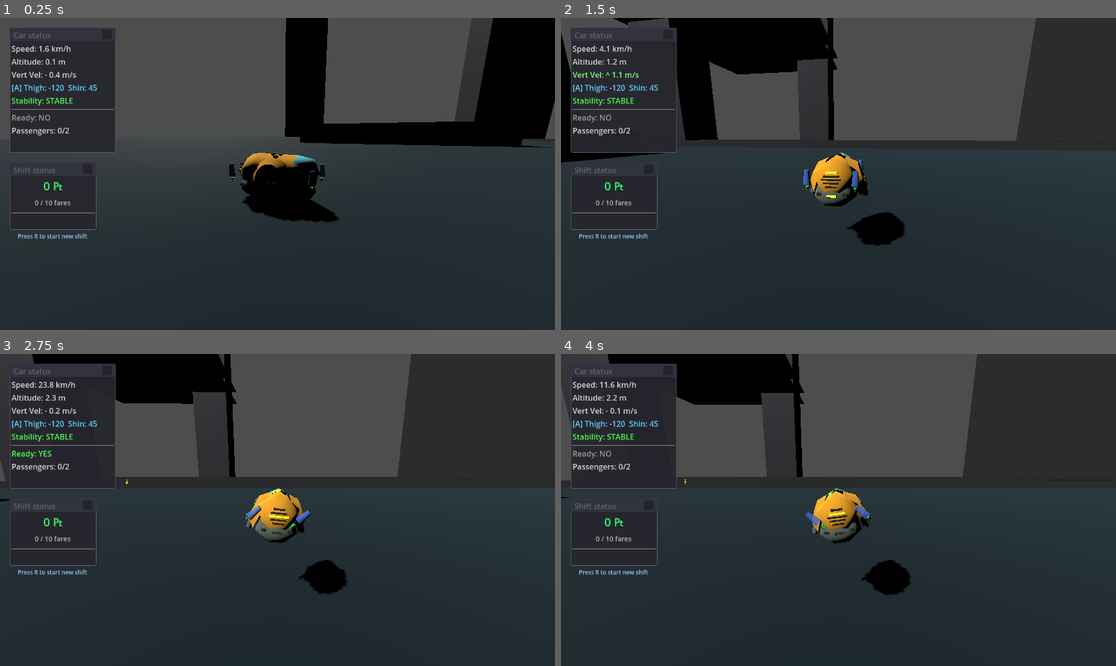
Above: before the commit, frames 1-4 (two rows, left to right).
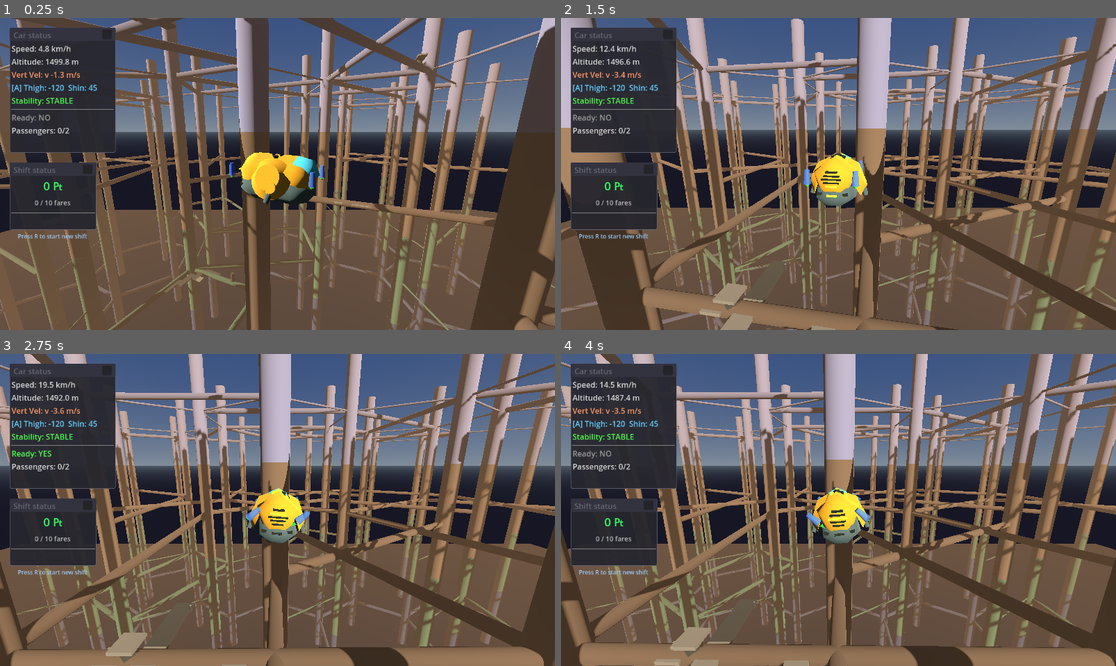
Above: after the commit, the same moments.

Repository: TaxiService/fcar
Game: Godot game, scene res://city/city_test.tscn
The game is run twice, just before and just after one commit, with the same random seed, the same clock (stepped at 60 frames per second) and the same inputs. Before the commit the project starts from res://main.tscn. The engine's default icon, where the game draws it, is replaced by a stand-in: a white triangle on a blue panel in a dark square.
Inputs (mouse positions are in pixels of both pictures, inside the frame that each line leads up to):
- Up to frame 1 (0.25 s): no input
- Up to frame 2 (1.5 s): tap R (toggle_ready_for_fares) at 0.5, 1.25 s; drag from (622, 89) to (894, 105) at 0.52 s; drag from (616, 195) to (810, 236) at 1.27 s
- Up to frame 3 (2.75 s): tap R (toggle_ready_for_fares) at 2 s; move the mouse to (333, 441) at 2.02 s; hold D (strafe_right) from 2.03 s (still down); tap V (toggle_auto_hover) at 2.1 s
- Up to frame 4 (4 s): release D (strafe_right) at 2.75 s; tap R (toggle_ready_for_fares) at 2.75, 3.5, 3.6 s; drag from (810, 572) to (672, 463) at 2.77 s; move the mouse to (1005, 556) at 3.52 s; hold A (strafe_left) from 3.53 s (still down); tap Space (jump) at 3.77 s

The runs differ from the first frame. In frame 1, 83% of the frame differs, in the area x 0-100%, y 0-100%; in frame 2, 86%; in frame 3, 86%; in frame 4, 86%.

Commit message:
Building generation: overlap detection, connector alignment, random sizes
- Add AABB-based overlap detection to prevent blocks spawning inside each other
  - Configurable via check_overlaps and overlap_margin exports
  - Tracks placed block bounds, rejects overlapping placements
- Buildings now rotate to align with connector direction (base_heading)
- Random size selection for branching (was always picking largest)
- New block assets: base_large, elbow_1

Co-Authored-By: Claude Opus 4.5 <noreply@anthropic.com>

Diff:
--- a/city/BuildingGenerator.gd
+++ b/city/BuildingGenerator.gd
@@ -21,6 +21,11 @@
 var _rng: RandomNumberGenerator = RandomNumberGenerator.new()
 var _blocks_placed: int = 0  # Counter for hard limit
 var _recursion_count: int = 0  # Debug counter for catching infinite loops
+var _placed_aabbs: Array[AABB] = []  # Track placed block bounds for overlap detection
+
+@export_category("Overlap Detection")
+@export var check_overlaps: bool = true  # Enable/disable overlap checking
+@export var overlap_margin: float = 1.0  # Shrink AABBs by this much to allow slight overlaps
 
 
 func _ready():
@@ -30,6 +35,7 @@
 func reset_counter():
 	_blocks_placed = 0
 	_recursion_count = 0
+	_placed_aabbs.clear()
 
 
 func _load_block_library():
@@ -109,7 +115,8 @@
 
 # Grow a building structure from a seed point
 # size_filter: "small", "medium", "large", or "any" - used at all depths
-func _grow_from_seed(position: Vector3, direction: Vector3, biome_idx: int, depth: int, size_filter: String = "any"):
+# base_heading: Y-rotation (radians) to align with connector direction (only used at depth 0)
+func _grow_from_seed(position: Vector3, direction: Vector3, biome_idx: int, depth: int, size_filter: String = "any", base_heading: float = 0.0):
 	_recursion_count += 1
 	if _recursion_count > 10000:
 		push_error("BuildingGenerator: Recursion limit hit!")
@@ -162,6 +169,14 @@
 	var connections = block_instance.get_connection_points()
 	if connections.is_empty():
 		block_instance.global_position = position
+		# Check overlaps for directly positioned blocks too
+		if check_overlaps:
+			var block_aabb = _get_block_aabb(block_instance)
+			if _overlaps_existing(block_aabb):
+				block_instance.queue_free()
+				_blocks_placed -= 1
+				return
+			_placed_aabbs.append(block_aabb)
 	else:
 		# Find a connection point that can connect (matching size, compatible direction)
 		var target_dir = -direction  # We want to connect TO the seed
@@ -174,8 +189,17 @@
 			return
 
 		# Rotate block to align connection with incoming direction
-		_align_block_to_direction(block_instance, anchor, position, target_dir)
+		_align_block_to_direction(block_instance, anchor, position, target_dir, base_heading)
 		block_instance.mark_connection_used(anchor)
+
+	# Check for overlaps with existing blocks
+	if check_overlaps:
+		var block_aabb = _get_block_aabb(block_instance)
+		if _overlaps_existing(block_aabb):
+			block_instance.queue_free()
+			_blocks_placed -= 1
+			return
+		_placed_aabbs.append(block_aabb)
 
 	# Maybe branch to other connections
 	var remaining = block_instance.get_available_connections()
@@ -184,15 +208,24 @@
 			var world_pos = block_instance.get_connection_world_position(conn)
 			var world_dir = block_instance.get_connection_world_direction(conn)
 			block_instance.mark_connection_used(conn)
-			# Determine size filter from parent connection (use largest available)
-			var child_size_filter = "any"
-			if conn.size_large:
-				child_size_filter = "large"
-			elif conn.size_medium:
-				child_size_filter = "medium"
-			elif conn.size_small:
-				child_size_filter = "small"
+			# Determine size filter from parent connection (randomly pick from available)
+			var child_size_filter = _pick_random_size(conn)
 			_grow_from_seed(world_pos, world_dir, biome_idx, depth + 1, child_size_filter)
+
+
+# Randomly pick a size from available options on a connection point
+func _pick_random_size(conn: ConnectionPoint) -> String:
+	var available: Array[String] = []
+	if conn.size_small:
+		available.append("small")
+	if conn.size_medium:
+		available.append("medium")
+	if conn.size_large:
+		available.append("large")
+
+	if available.is_empty():
+		return "any"
+	return available[_rng.randi() % available.size()]
 
 
 # Find a connection point that matches size and can align with target direction
@@ -237,7 +270,8 @@
 
 # Align a block so its connection point is at target_pos facing target_dir
 # Only rotates around Y axis - connection point markers encode their own angles
-func _align_block_to_direction(block: BuildingBlock, conn: ConnectionPoint, target_pos: Vector3, target_dir: Vector3):
+# base_heading: For vertical connections, use this as the Y rotation (align with connector)
+func _align_block_to_direction(block: BuildingBlock, conn: ConnectionPoint, target_pos: Vector3, target_dir: Vector3, base_heading: float = 0.0):
 	# target_dir points from parent TOWARD child position (= -direction passed to _grow_from_seed)
 	# Child's connection INWARD direction (cone) should point INTO child = same as target_dir
 	# This ensures child is positioned BEYOND the connection point, not inside parent
@@ -252,7 +286,9 @@
 		var target_yaw = atan2(target_dir.x, target_dir.z)
 		var conn_yaw = atan2(conn_local_dir.x, conn_local_dir.z)
 		block.rotation.y = target_yaw - conn_yaw
-	# For vertical connections, keep default rotation (no Y rotation needed)
+	else:
+		# For vertical connections, use base_heading to align with connector direction
+		block.rotation.y = base_heading
 
 	# Position block so connection point lands at target_pos
 	var rotated_offset = block.basis * conn.position
@@ -307,3 +343,89 @@
 		var dir = Vector3(_rng.randf_range(-1, 1), 0, _rng.randf_range(-1, 1)).normalized()
 		_grow_from_seed(pos, dir, _rng.randi_range(0, 3), 0)
 	print("BuildingGenerator: Generated %d test structures" % count)
+
+
+# Get world-space AABB for a block (from collision shapes or meshes)
+func _get_block_aabb(block: Node3D) -> AABB:
+	var combined_aabb = AABB()
+	var first = true
+
+	# Look for collision shapes first (more accurate for gameplay)
+	for child in block.get_children():
+		if child is CollisionShape3D and child.shape:
+			var shape_aabb = _get_shape_aabb(child.shape)
+			# Transform to world space
+			var world_aabb = _transform_aabb(shape_aabb, child.global_transform)
+			if first:
+				combined_aabb = world_aabb
+				first = false
+			else:
+				combined_aabb = combined_aabb.merge(world_aabb)
+		elif child is MeshInstance3D and child.mesh:
+			var mesh_aabb = child.mesh.get_aabb()
+			var world_aabb = _transform_aabb(mesh_aabb, child.global_transform)
+			if first:
+				combined_aabb = world_aabb
+				first = false
+			else:
+				combined_aabb = combined_aabb.merge(world_aabb)
+
+	# If no shapes/meshes found, use a default box around the block position
+	if first:
+		combined_aabb = AABB(block.global_position - Vector3(5, 5, 5), Vector3(10, 10, 10))
+
+	return combined_aabb
+
+
+# Get AABB for various collision shape types
+func _get_shape_aabb(shape: Shape3D) -> AABB:
+	if shape is BoxShape3D:
+		var half = shape.size / 2
+		return AABB(-half, shape.size)
+	elif shape is SphereShape3D:
+		var r = shape.radius
+		return AABB(Vector3(-r, -r, -r), Vector3(r * 2, r * 2, r * 2))
+	elif shape is CylinderShape3D:
+		var r = shape.radius
+		var h = shape.height / 2
+		return AABB(Vector3(-r, -h, -r), Vector3(r * 2, shape.height, r * 2))
+	elif shape is CapsuleShape3D:
+		var r = shape.radius
+		var h = shape.height / 2
+		return AABB(Vector3(-r, -h, -r), Vector3(r * 2, shape.height, r * 2))
+	else:
+		# Fallback for unknown shapes
+		return AABB(Vector3(-5, -5, -5), Vector3(10, 10, 10))
+
+
+# Transform a local AABB to world space (approximation using corners)
+func _transform_aabb(local_aabb: AABB, xform: Transform3D) -> AABB:
+	# Transform all 8 corners and create new AABB
+	var corners: Array[Vector3] = []
+	var pos = local_aabb.position
+	var size = local_aabb.size
+
+	corners.append(xform * (pos))
+	corners.append(xform * (pos + Vector3(size.x, 0, 0)))
+	corners.append(xform * (pos + Vector3(0, size.y, 0)))
+	corners.append(xform * (pos + Vector3(0, 0, size.z)))
+	corners.append(xform * (pos + Vector3(size.x, size.y, 0)))
+	corners.append(xform * (pos + Vector3(size.x, 0, size.z)))
+	corners.append(xform * (pos + Vector3(0, size.y, size.z)))
+	corners.append(xform * (pos + size))
+
+	var result = AABB(corners[0], Vector3.ZERO)
+	for i in range(1, 8):
+		result = result.expand(corners[i])
+	return result
+
+
+# Check if an AABB overlaps any existing placed blocks
+func _overlaps_existing(new_aabb: AABB) -> bool:
+	# Shrink the AABB by margin to allow slight overlaps
+	var test_aabb = new_aabb.grow(-overlap_margin)
+
+	for existing in _placed_aabbs:
+		if test_aabb.intersects(existing):
+			return true
+	return false
--- a/city/CityGenerator.gd
+++ b/city/CityGenerator.gd
@@ -644,6 +644,9 @@
 			# Growth direction: UP for vertical pillars/floors to stack on connectors
 			var growth_dir = Vector3.UP
 
+			# Pass connector heading so buildings align with the connector
+			var connector_heading = atan2(dir_normalized.x, dir_normalized.z)
+
 			# Count blocks before
 			var before = building_generator.get_child_count()
 
@@ -651,7 +654,7 @@
 			var size_filter = crosslink_seed_size if not is_edge else edge_seed_size
 
 			# Grow building from this seed
-			building_generator._grow_from_seed(seed_pos, growth_dir, biome_idx, 0, size_filter)
+			building_generator._grow_from_seed(seed_pos, growth_dir, biome_idx, 0, size_filter, connector_heading)
 
 			# Count blocks placed
 			var placed = building_generator.get_child_count() - before
--- /dev/null
+++ b/city/building/base_large.tscn
@@ -0,0 +1,50 @@
+[gd_scene load_steps=6 format=3 uid="uid://bv01eqacnpsql"]
+
+[ext_resource type="Script" uid="uid://cmafag82uyxu7" path="res://city/BuildingBlock.gd" id="1_avli1"]
+[ext_resource type="Material" uid="uid://c84qehqsj2tk1" path="res://mats/floor_small.tres" id="2_6k6mm"]
+[ext_resource type="Script" uid="uid://bqovvbw65pd4c" path="res://city/ConnectionPoint.gd" id="3_hld2p"]
+
+[sub_resource type="CylinderShape3D" id="CylinderShape3D_sqhew"]
+height = 30.0
+radius = 9.0
+
+[sub_resource type="CylinderMesh" id="CylinderMesh_vb8vo"]
+material = ExtResource("2_6k6mm")
+top_radius = 10.0
+bottom_radius = 10.0
+height = 30.0
+radial_segments = 6
+rings = 0
+
+[node name="FloorSmall5" type="StaticBody3D"]
+script = ExtResource("1_avli1")
+
+[node name="CollisionShape3D" type="CollisionShape3D" parent="."]
+shape = SubResource("CylinderShape3D_sqhew")
+
+[node name="MeshInstance3D" type="MeshInstance3D" parent="."]
+mesh = SubResource("CylinderMesh_vb8vo")
+
+[node name="Conn_Plug_Large" type="Marker3D" parent="."]
+transform = Transform3D(1, 0, 0, 0, -4.371139e-08, -1, 0, 1, -4.371139e-08, 0, -15, 0)
+script = ExtResource("3_hld2p")
+size_medium = false
+size_large = true
+
+[node name="Conn_Plug_Large2" type="Marker3D" parent="."]
+transform = Transform3D(1, 0, 0, 0, -4.371139e-08, 1, 0, -1, -4.371139e-08, 0, 15, 0)
+script = ExtResource("3_hld2p")
+size_medium = false
+size_large = true
+
+[node name="Marker3D" type="Marker3D" parent="."]
+transform = Transform3D(-4.371139e-08, 0, 1, 0, 1, 0, -1, 0, -4.371139e-08, 8.66, -5, 0)
+script = ExtResource("3_hld2p")
+size_small = true
+size_medium = false
+
+[node name="Marker3D2" type="Marker3D" parent="."]
+transform = Transform3D(-4.371139e-08, 0, -1, 0, 1, 0, 1, 0, -4.371139e-08, -8.66, -5, 0)
+script = ExtResource("3_hld2p")
+size_small = true
+size_medium = false
--- /dev/null
+++ b/city/building/elbow_1.tscn
@@ -0,0 +1,85 @@
+[gd_scene load_steps=10 format=3 uid="uid://dj5nr8k7tjehq"]
+
+[ext_resource type="Script" uid="uid://cmafag82uyxu7" path="res://city/BuildingBlock.gd" id="1_0hgq2"]
+[ext_resource type="Material" uid="uid://c84qehqsj2tk1" path="res://mats/floor_small.tres" id="2_1fevv"]
+[ext_resource type="Material" uid="uid://d1752hlai3xtn" path="res://mats/floor.tres" id="3_8ensv"]
+[ext_resource type="Script" uid="uid://bqovvbw65pd4c" path="res://city/ConnectionPoint.gd" id="4_in80i"]
+
+[sub_resource type="CylinderShape3D" id="CylinderShape3D_sqhew"]
+height = 15.0
+radius = 10.0
+
+[sub_resource type="CapsuleShape3D" id="CapsuleShape3D_vs7fu"]
+radius = 10.0
+height = 42.777
+
+[sub_resource type="CylinderMesh" id="CylinderMesh_vb8vo"]
+material = ExtResource("2_1fevv")
+top_radius = 10.0
+bottom_radius = 10.01
+height = 15.0
+radial_segments = 6
+rings = 0
+
+[sub_resource type="CylinderMesh" id="CylinderMesh_fiy0h"]
+material = ExtResource("2_1fevv")
+top_radius = 10.0
+bottom_radius = 10.0
+height = 24.0
+radial_segments = 6
+rings = 0
+
+[sub_resource type="CylinderMesh" id="CylinderMesh_g4pyu"]
+material = ExtResource("3_8ensv")
+top_radius = 5.0
+bottom_radius = 5.0
+height = 3.375
+radial_segments = 5
+rings = 0
+
+[node name="FloorSmall5" type="StaticBody3D"]
+script = ExtResource("1_0hgq2")
+
+[node name="CollisionShape3D" type="CollisionShape3D" parent="."]
+transform = Transform3D(1, 0, 0, 0, 1, 0, 0, 0, 1, 0, 10, 20)
+shape = SubResource("CylinderShape3D_sqhew")
+
+[node name="CollisionShape3D2" type="CollisionShape3D" parent="."]
+transform = Transform3D(1, 0, 0, 0, 0.49999997, -0.86602545, 0, 0.86602545, 0.49999997, 0, -1.4661369, 10.10457)
+shape = SubResource("CapsuleShape3D_vs7fu")
+
+[node name="MeshInstance3D" type="MeshInstance3D" parent="."]
+transform = Transform3D(1, 0, 0, 0, 1, 0, 0, 0, 1, 0, 10, 20)
+mesh = SubResource("CylinderMesh_vb8vo")
+
+[node name="MeshInstance3D2" type="MeshInstance3D" parent="."]
+transform = Transform3D(1, 0, 0, 0, 0.49999997, -0.86602545, 0, 0.86602545, 0.49999997, 0, -1.5206792, 10.366105)
+mesh = SubResource("CylinderMesh_fiy0h")
+
+[node name="MeshInstance3D3" type="MeshInstance3D" parent="."]
+transform = Transform3D(-4.371139e-08, 1, 0, -1, -4.371139e-08, 0, 0, 0, 1, 0, 1.1639552, 25.046196)
+mesh = SubResource("CylinderMesh_g4pyu")
+
+[node name="Conn_Plug_Large" type="Marker3D" parent="."]
+transform = Transform3D(-1, -8.742278e-08, 3.821371e-15, 0, -4.371139e-08, -1, 8.742278e-08, -1, 4.371139e-08, 0, -7.5, 0)
+script = ExtResource("4_in80i")
+size_medium = false
+size_large = true
+
+[node name="Conn_Plug_Large2" type="Marker3D" parent="."]
+transform = Transform3D(1, 0, 0, 0, -4.371139e-08, 1, 0, -1, -4.371139e-08, 0, 17.5, 20)
+script = ExtResource("4_in80i")
+size_medium = false
+size_large = true
+
+[node name="Marker3D" type="Marker3D" parent="."]
+transform = Transform3D(-4.371139e-08, 0, 1, 0, 1, 0, -1, 0, -4.371139e-08, 8.66, -0.035593987, 12.0069275)
+script = ExtResource("4_in80i")
+size_small = true
+size_medium = false
+
+[node name="Marker3D2" type="Marker3D" parent="."]
+transform = Transform3D(-4.371139e-08, 0, -1, 0, 1, 0, 1, 0, -4.371139e-08, -8.66, -0.035593987, 12.0069275)
+script = ExtResource("4_in80i")
+size_small = true
+size_medium = false
--- a/city/building/floor_1x1.tscn
+++ b/city/building/floor_1x1.tscn
@@ -3,15 +3,13 @@
 [ext_resource type="Script" uid="uid://cmafag82uyxu7" path="res://city/BuildingBlock.gd" id="1_jbuvr"]
 [ext_resource type="Script" uid="uid://c72sj768vn5do" path="res://SpawnSurface.gd" id="2_fkvty"]
 [ext_resource type="Script" uid="uid://bqovvbw65pd4c" path="res://city/ConnectionPoint.gd" id="3_ivjda"]
+[ext_resource type="Material" uid="uid://d1752hlai3xtn" path="res://mats/floor.tres" id="3_n62i2"]
 
 [sub_resource type="BoxShape3D" id="BoxShape3D_5dwv6"]
 size = Vector3(30, 5, 30)
 
-[sub_resource type="StandardMaterial3D" id="StandardMaterial3D_c3qcp"]
-albedo_color = Color(0.160784, 0.184314, 0.156863, 1)
-
 [sub_resource type="BoxMesh" id="BoxMesh_nrjh1"]
-material = SubResource("StandardMaterial3D_c3qcp")
+material = ExtResource("3_n62i2")
 size = Vector3(30, 5, 30)
 
 [node name="FloorSmall5" type="StaticBody3D"]
--- a/project.godot
+++ b/project.godot
@@ -11,7 +11,7 @@
 [application]
 
 config/name="Fcar"
-run/main_scene="res://main.tscn"
+run/main_scene="uid://c8xqj5kvmyxrf"
 config/features=PackedStringArray("4.5", "Forward Plus")
 config/icon="res://icon.svg"
 
